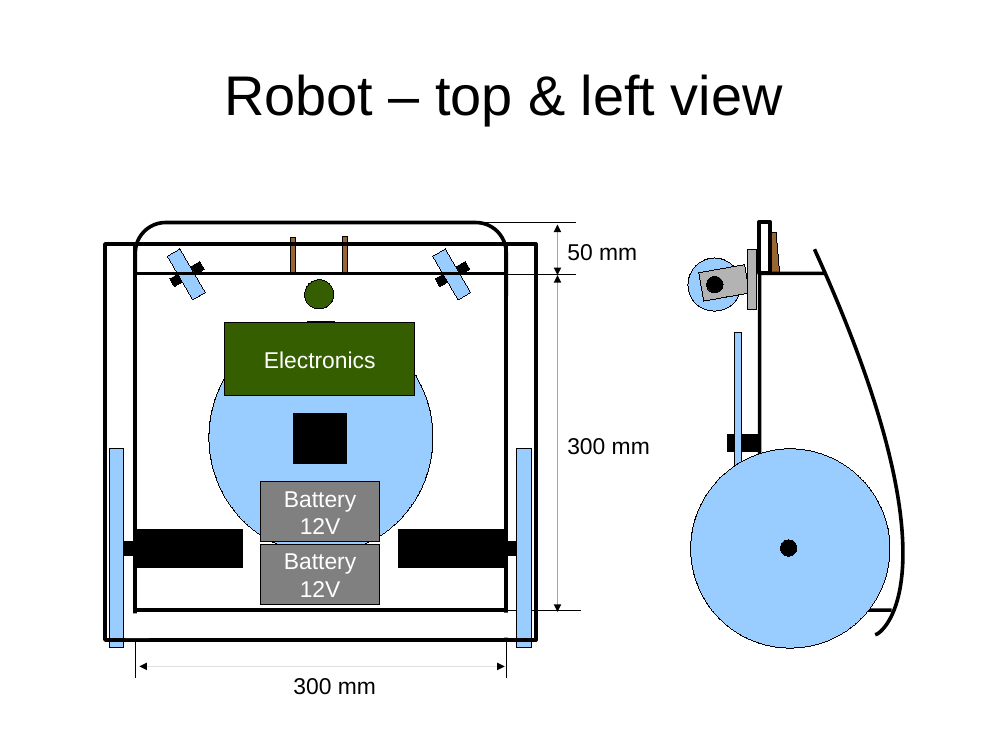
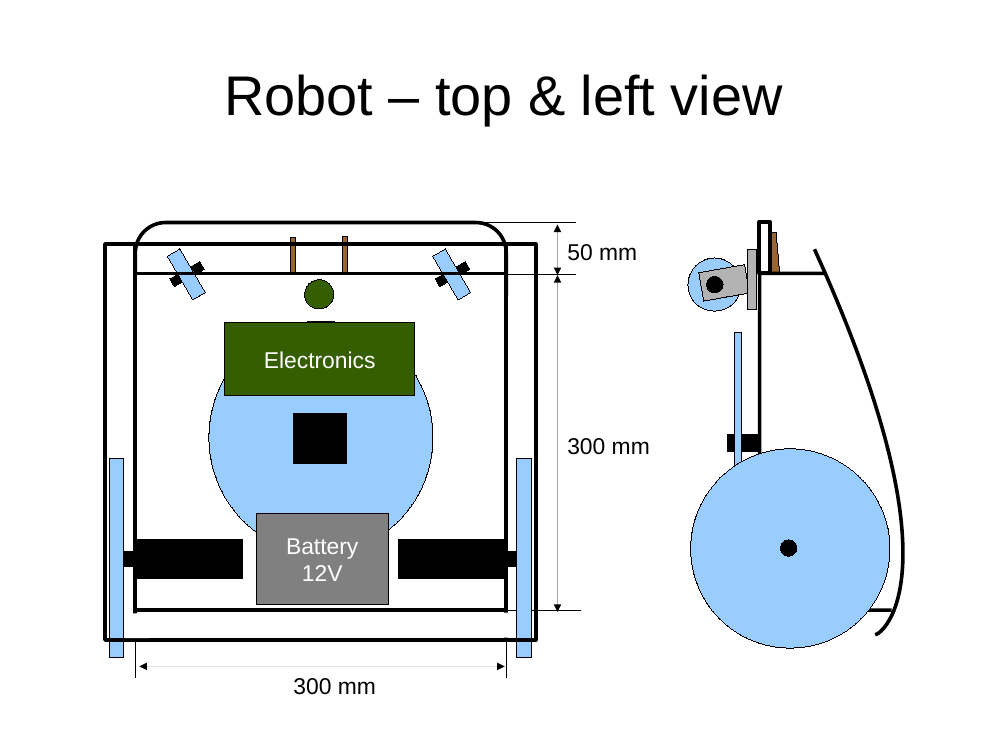
Before and after one commit to eerimoq/romeo, a slide deck: slide 9 of doc/schematics.odp. Drawn at 1008x756 pixels with LibreOffice and Linux fonts; fonts in the diff are those of the drawing. Boxes give left, top, right and bottom in pixels: in the first picture for what was removed or moved away, otherwise in the second. Text is boxed around its words. In the diff, an @@ line names an element or a change of style, - is before the commit and + after.

```diff
--- a/doc/schematics.odp
+++ b/doc/schematics.odp
@@ rectangle removed at (261,482,381,542) @@
-Battery 12V
@@ rectangle "Battery 12V": place and size @@
-rectangle "Battery 12V" at (261,544,381,605)
+rectangle "Battery 12V" at (256,514,388,606)
@@ 6 rectangles: place and size @@
-6 rectangles at (110,448,531,648)
+6 rectangles at (110,459,531,659)
```
Also in this commit, not shown: 2 other slides changed.
